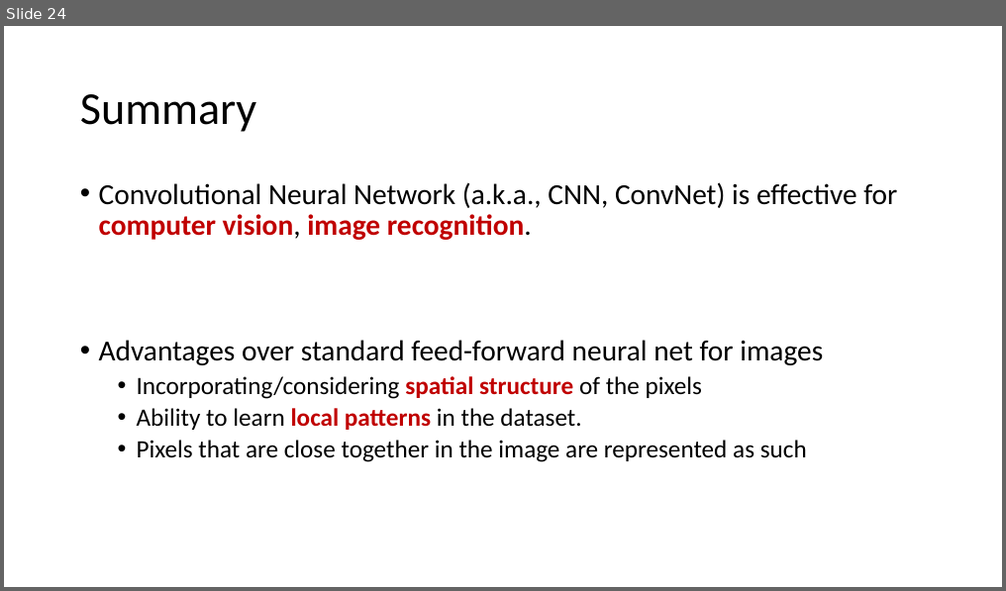
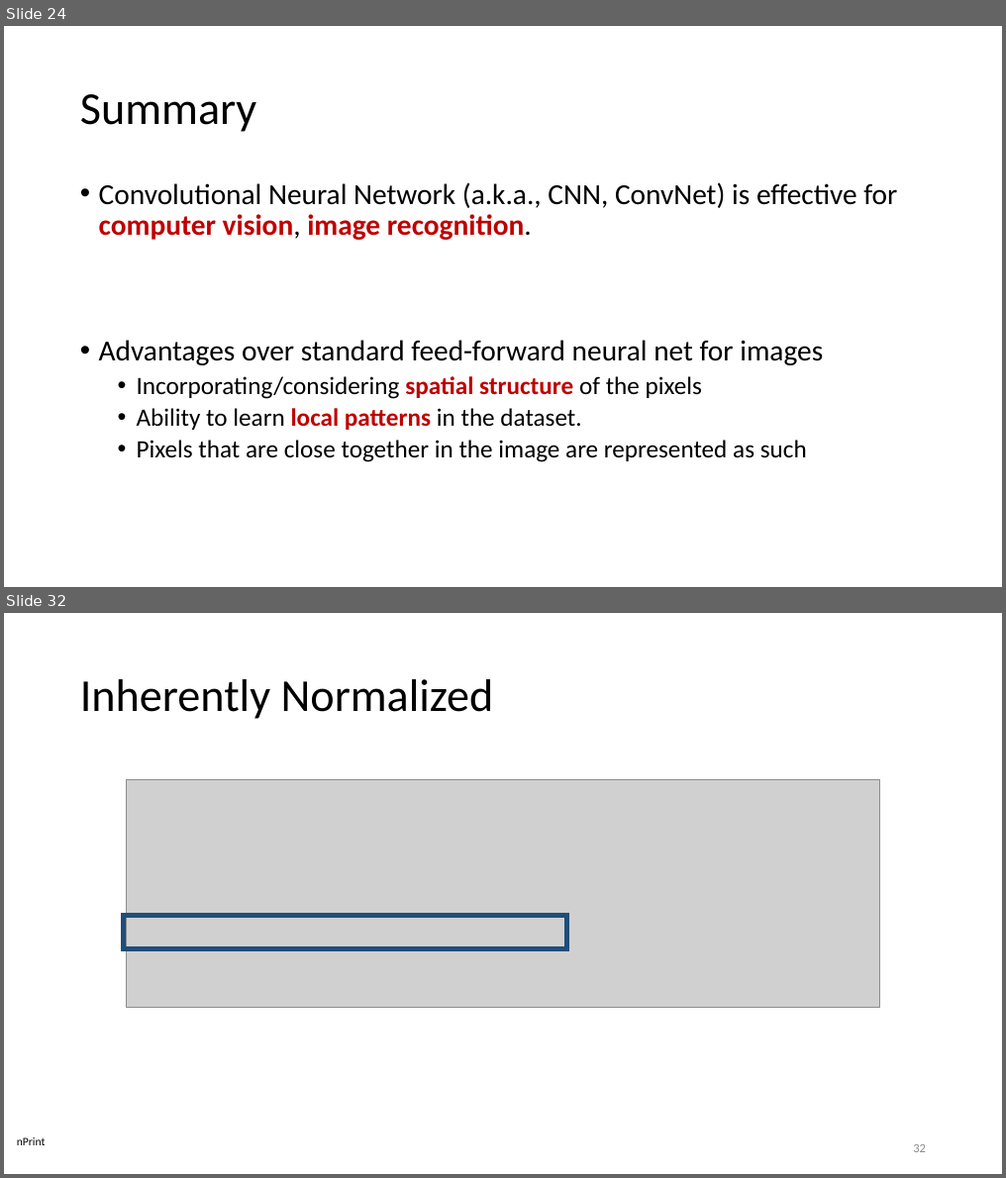
Before and after one commit to noise-lab/ml-systems, a slide deck: docs/slides/13-Deep-Learning.pptx. Shown one above the other, each under a label of ours: slide 24 before the commit, slides 24 and 32 after it; the slides between them are not shown. The pictures are 1006x591 and 1006x1178 pixels, drawn with LibreOffice and Linux fonts; fonts in the diff are those of the drawing; grey boxes stand for pictures. Boxes give left, top, right and bottom in pixels: in the first picture for what was removed or moved away, otherwise in the second. Text is boxed around its words. In the diff, an @@ line names an element or a change of style, - is before the commit and + after.

```diff
--- a/docs/slides/13-Deep-Learning.pptx
+++ b/docs/slides/13-Deep-Learning.pptx
@@ slide 32 added at (4,613,1002,1174), background #FFFFFF @@
@@ title added at (80,679,494,719), 44 pt, text #000000 @@
+Inherently Normalized
@@ picture added at (127,780,880,1008) @@
@@ rectangle added at (123,916,566,950), outline #1F4E79 5 pt @@
@@ text added at (17,1138,46,1146), 11 pt, text #000000 @@
+nPrint
@@ page number added at (913,1145,926,1153), 12 pt, text #8C8C8C @@
+32
```
Also in this commit, not shown: 16 other slides added, 4 other files.
